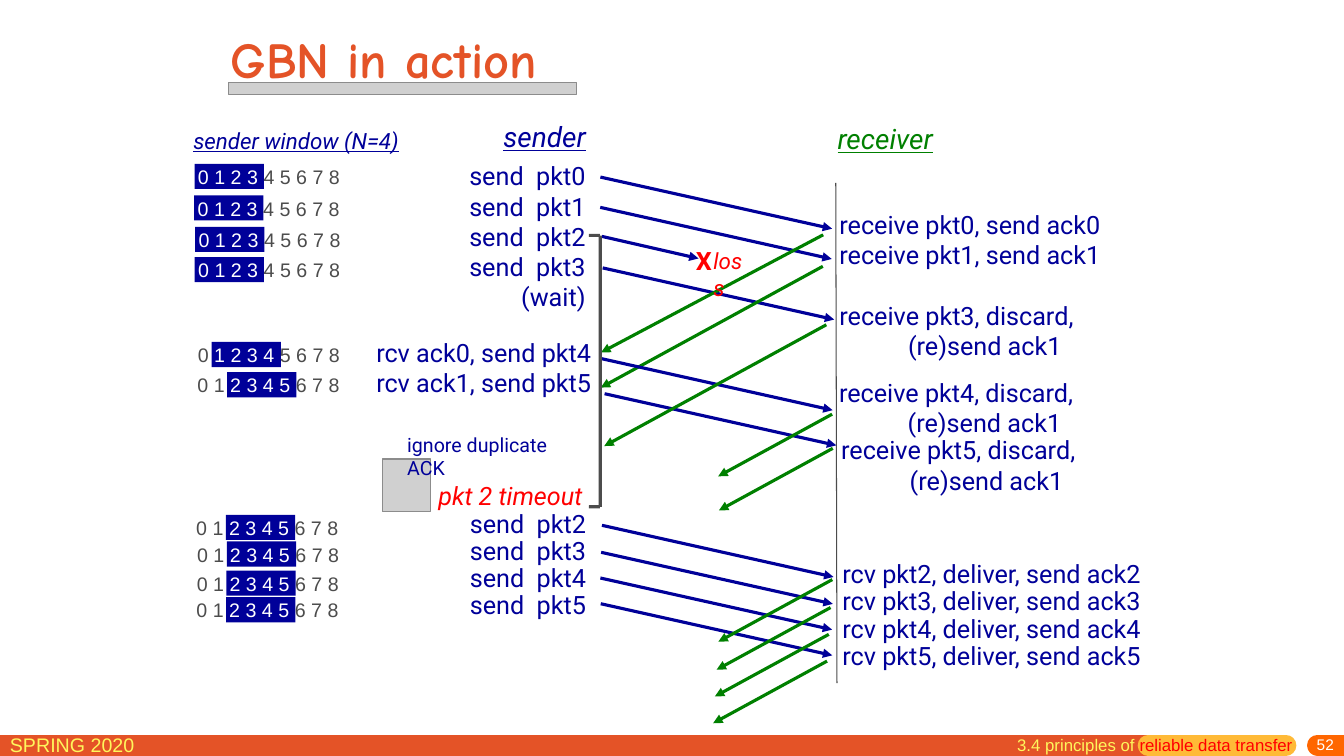
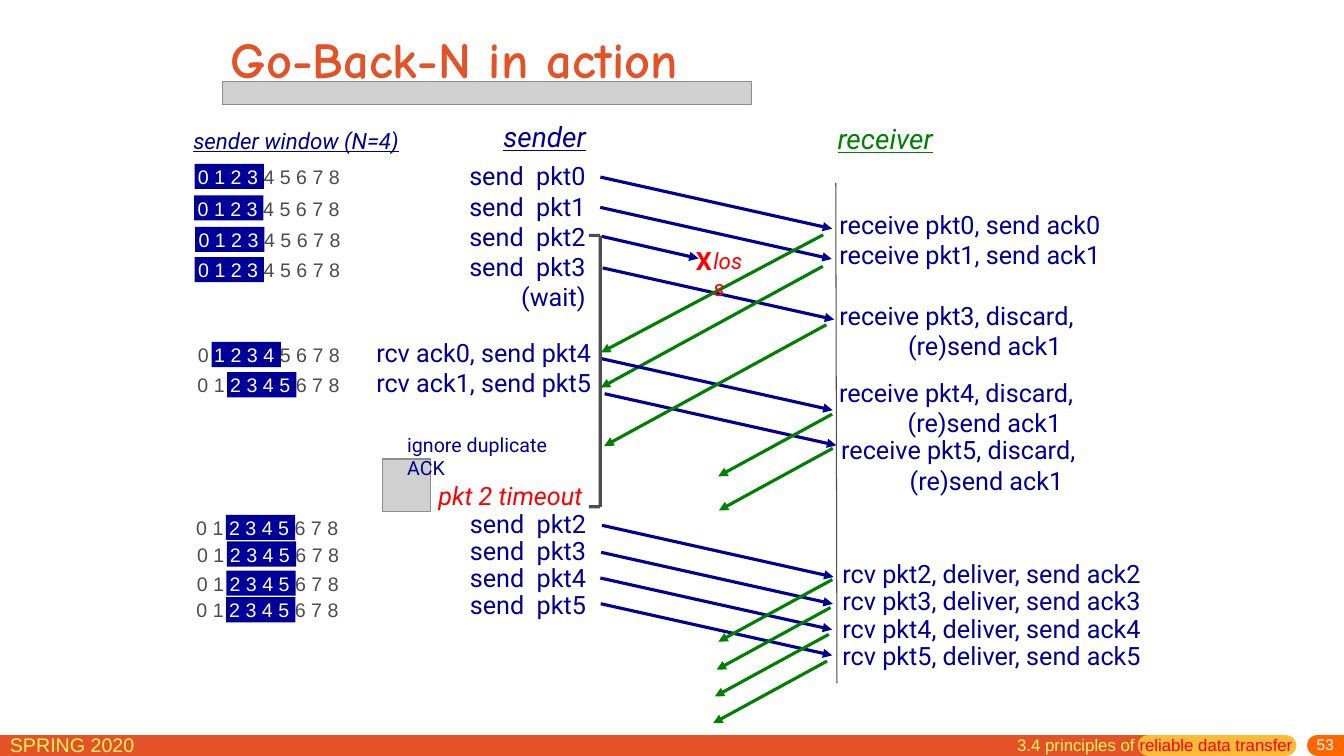
Before and after one commit to network-distributed/presentations, a slide deck: slide 53 of chapter3.pptx (slide 52 before the commit). Drawn at 1344x756 pixels with LibreOffice and Linux fonts; fonts in the diff are those of the drawing; grey boxes stand for pictures. Boxes give left, top, right and bottom in pixels: in the first picture for what was removed or moved away, otherwise in the second. Text is boxed around its words. In the diff, an @@ line names an element or a change of style, - is before the commit and + after.

```diff
--- a/chapter3.pptx
+++ b/chapter3.pptx
@@ title at box(231, 44, 677, 94): text changed @@
-GBN in action
+Go-Back-N in action
@@ picture: place and size @@
-picture at box(228, 82, 577, 94)
+picture at box(223, 82, 751, 105)
@@ page number at box(1317, 739, 1334, 750): text changed @@
-52
+53
```
Also in this commit, not shown: 41 other slides changed, 3 slides added, 5 other files.
